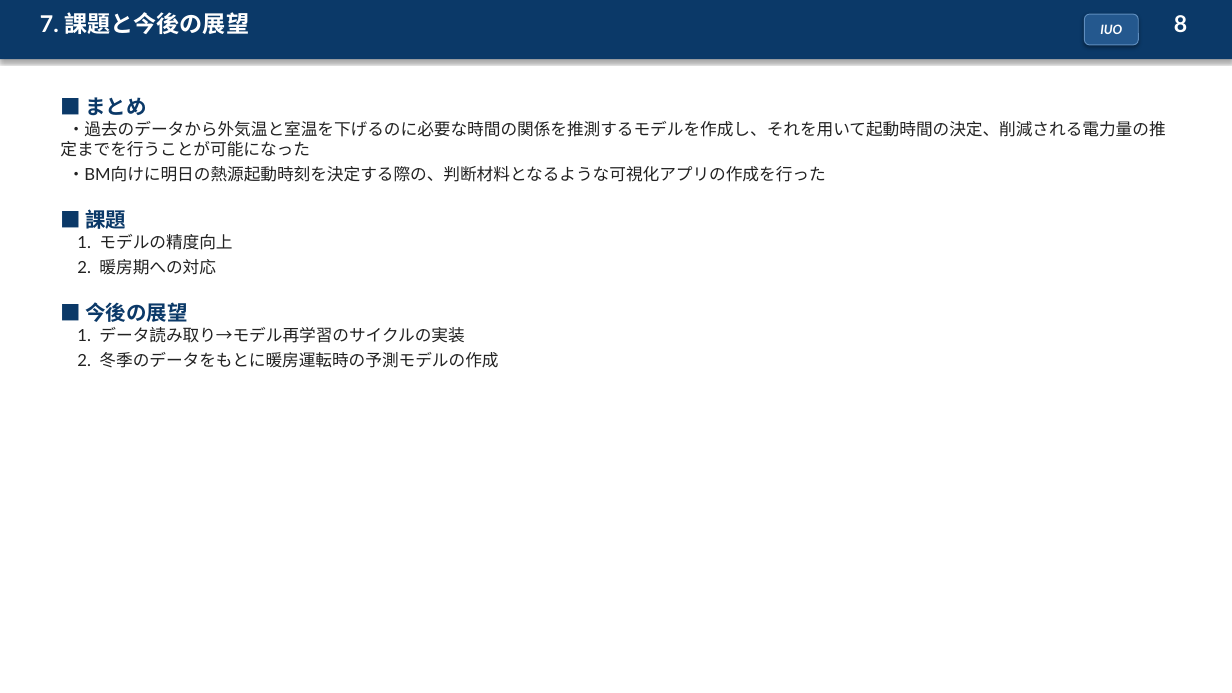
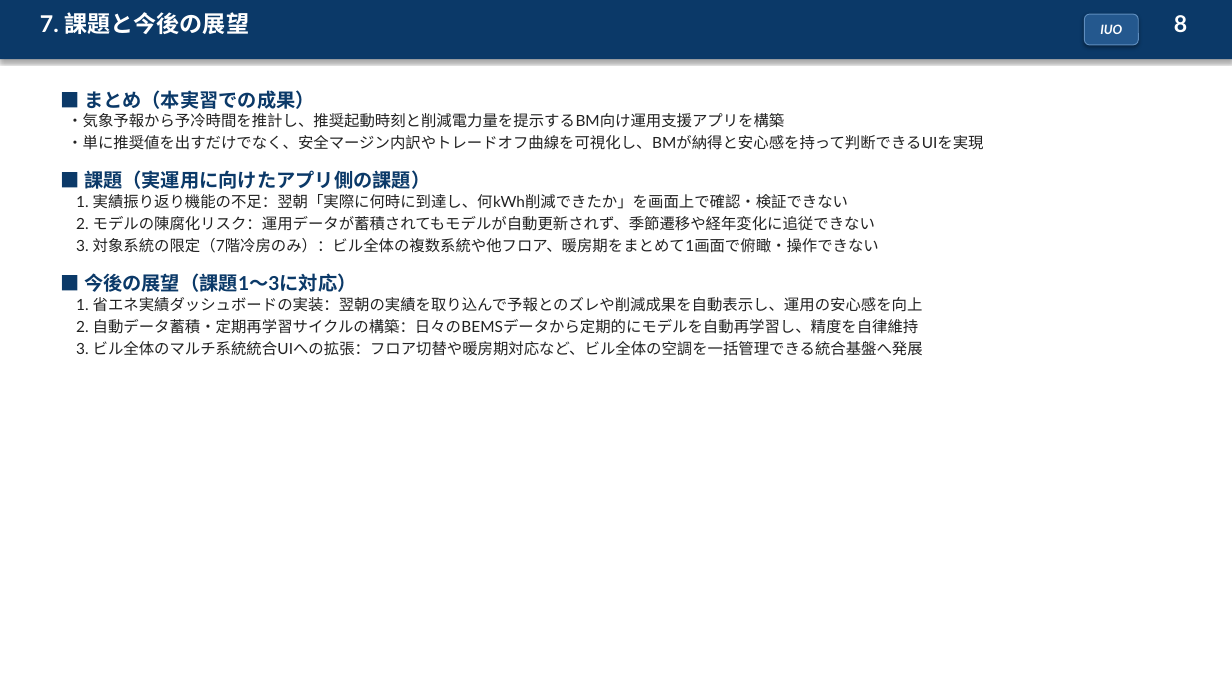
Before and after one commit to koshikai/koshikai, a slide deck: slide 8 of public/slides/hvac-precooling-slides.pptx. Drawn at 1232x693 pixels with LibreOffice and Linux fonts; fonts in the diff are those of the drawing. Boxes give left, top, right and bottom in pixels: in the first picture for what was removed or moved away, otherwise in the second. Text is boxed around its words. In the diff, an @@ line names an element or a change of style, - is before the commit and + after.

```diff
--- a/public/slides/hvac-precooling-slides.pptx
+++ b/public/slides/hvac-precooling-slides.pptx
@@ text at <box>67,90,983,356</box>: text changed; size 13 to 12 pt @@
-■ まとめ
-・過去のデータから外気温と室温を下げるのに必要な時間の関係を推測するモデルを作成し、それを用いて起動時間の決定、削減される電力量の推定までを行うことが可能になった
-・BM向けに明日の熱源起動時刻を決定する際の、判断材料となるような可視化アプリの作成を行った
-■ 課題
-1. モデルの精度向上
-2. 暖房期への対応
-■ 今後の展望
-1. データ読み取り→モデル再学習のサイクルの実装
-2. 冬季のデータをもとに暖房運転時の予測モデルの作成
+■ まとめ（本実習での成果）
+・気象予報から予冷時間を推計し、推奨起動時刻と削減電力量を提示するBM向け運用支援アプリを構築
+・単に推奨値を出すだけでなく、安全マージン内訳やトレードオフ曲線を可視化し、BMが納得と安心感を持って判断できるUIを実現
+■ 課題（実運用に向けたアプリ側の課題）
+1. 実績振り返り機能の不足：翌朝「実際に何時に到達し、何kWh削減できたか」を画面上で確認・検証できない
+2. モデルの陳腐化リスク：運用データが蓄積されてもモデルが自動更新されず、季節遷移や経年変化に追従できない
+3. 対象系統の限定（7階冷房のみ）：ビル全体の複数系統や他フロア、暖房期をまとめて1画面で俯瞰・操作できない
+■ 今後の展望（課題1〜3に対応）
+1. 省エネ実績ダッシュボードの実装：翌朝の実績を取り込んで予報とのズレや削減成果を自動表示し、運用の安心感を向上
+2. 自動データ蓄積・定期再学習サイクルの構築：日々のBEMSデータから定期的にモデルを自動再学習し、精度を自律維持
+3. ビル全体のマルチ系統統合UIへの拡張：フロア切替や暖房期対応など、ビル全体の空調を一括管理できる統合基盤へ発展
```
Also in this commit, not shown: 2 other files.
